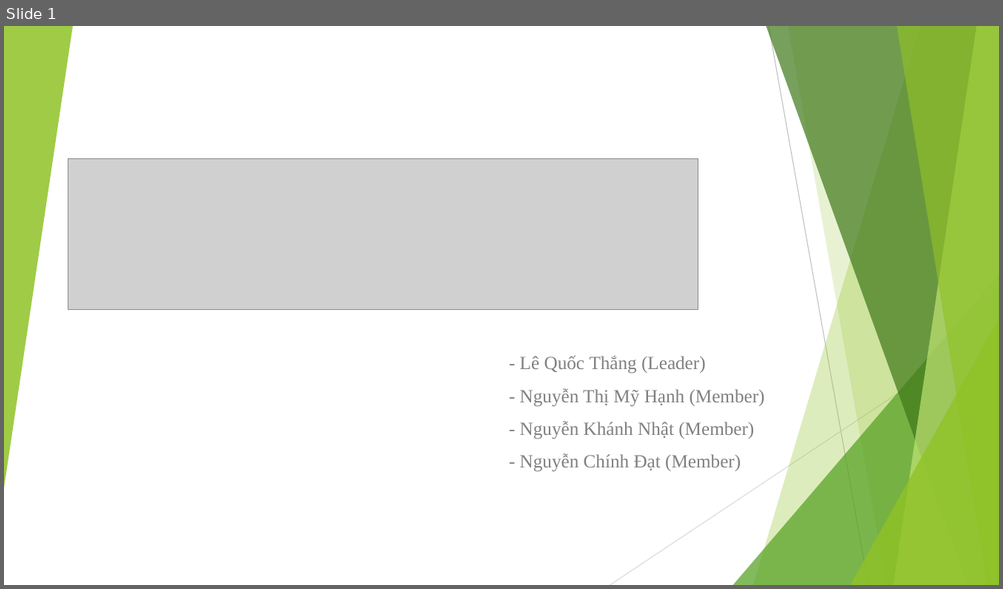
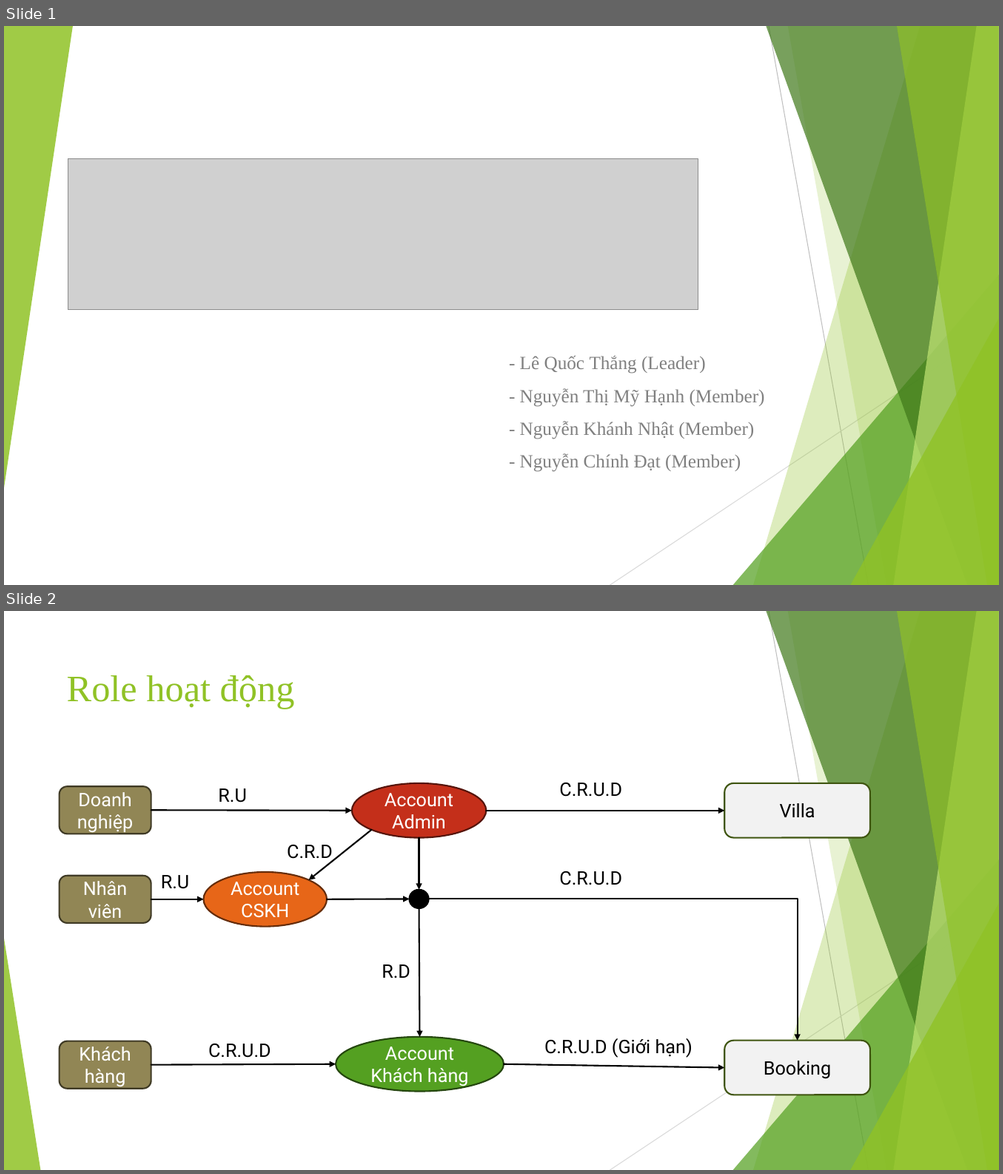
Before and after one commit to thangquoc307/Casestudy-Booking-Villa, a slide deck: Sơ đồ công việc.pptx. Shown one above the other, each under a label of ours: slide 1 before the commit, slides 1 and 2 after it. The pictures are 1003x589 and 1003x1174 pixels, drawn with LibreOffice and Linux fonts; fonts in the diff are those of the drawing; grey boxes stand for pictures. Boxes give left, top, right and bottom in pixels: in the first picture for what was removed or moved away, otherwise in the second. Text is boxed around its words. In the diff, an @@ line names an element or a change of style, - is before the commit and + after.

```diff
--- a/Sơ đồ công việc.pptx
+++ b/Sơ đồ công việc.pptx
@@ slide 2 added at [4, 611, 999, 1170], background #FFFFFF; not listed: 9 template elements that a slide beside it also shows @@
@@ title added at [67, 675, 295, 709], 36 pt, text #90C226 @@
+Role hoạt động
@@ rounded rectangle added at [60, 786, 151, 834], fill #918655, outline #403B25 1.5 pt, 18 pt, text #FFFFFF @@
+Doanh nghiệp
@@ ellipse added at [352, 783, 486, 838], fill #C42F1A, outline #56150B 1.5 pt, 18 pt, text #FFFFFF @@
+Account Admin
@@ text added at [559, 783, 622, 797], 18 pt, text #000000 @@
+C.R.U.D
@@ rounded rectangle added at [725, 783, 871, 838], fill #F2F2F2, outline #3F5511 1.5 pt, 18 pt, text #000000 @@
+Villa
@@ arrow added from (151, 810) to (352, 811), #000000 1.5 pt @@
@@ text added at [218, 789, 246, 803], 18 pt, text #000000 @@
+R.U
@@ arrow added from (371, 829) to (308, 880), #000000 1.5 pt @@
@@ elbow arrow added from (486, 811) to (725, 811), #000000 1.5 pt @@
@@ text added at [287, 845, 333, 863], 18 pt, text #000000 @@
+C.R.D
@@ arrow added from (419, 838) to (419, 890), #000000 1.5 pt @@
@@ rounded rectangle added at [60, 876, 151, 923], fill #918655, outline #403B25 1.5 pt, 18 pt, text #FFFFFF @@
+Nhân viên
@@ text added at [161, 875, 189, 889], 18 pt, text #000000 @@
+R.U
@@ ellipse added at [203, 872, 327, 926], fill #E76618, outline #652D0B 1.5 pt, 18 pt, text #FFFFFF @@
+Account CSKH
@@ text added at [559, 871, 622, 886], 18 pt, text #000000 @@
+C.R.U.D
@@ arrow added from (327, 900) to (409, 899), #000000 1.5 pt @@
@@ ellipse added at [409, 890, 429, 908], fill #000000, outline #000000 1.5 pt @@
@@ elbow arrow added from (429, 899) to (797, 1041), #000000 1.5 pt @@
@@ arrow added from (151, 900) to (203, 900), #000000 1.5 pt @@
@@ arrow added from (419, 908) to (420, 1037), #000000 1.5 pt @@
@@ triangle added at [4, 939, 40, 1170], fill #90C226 at 85% opacity @@
@@ text added at [381, 965, 410, 978], 18 pt, text #000000 @@
+R.D
@@ rounded rectangle added at [60, 1042, 151, 1089], fill #918655, outline #403B25 1.5 pt, 18 pt, text #FFFFFF @@
+Khách hàng
@@ text added at [208, 1044, 271, 1058], 18 pt, text #000000 @@
+C.R.U.D
@@ ellipse added at [336, 1037, 504, 1091], fill #54A021, outline #25460E 1.5 pt, 18 pt, text #FFFFFF @@
+Account Khách hàng
@@ text added at [544, 1039, 692, 1058], 18 pt, text #000000 @@
+C.R.U.D (Giới hạn)
@@ rounded rectangle added at [725, 1041, 871, 1095], fill #F2F2F2, outline #3F5511 1.5 pt, 18 pt, text #000000 @@
+Booking
@@ arrow added from (151, 1065) to (336, 1065), #000000 1.5 pt @@
@@ arrow added from (504, 1065) to (725, 1068), #000000 1.5 pt @@
```
Also in this commit, not shown: 1 slide changed, 34 other files.
